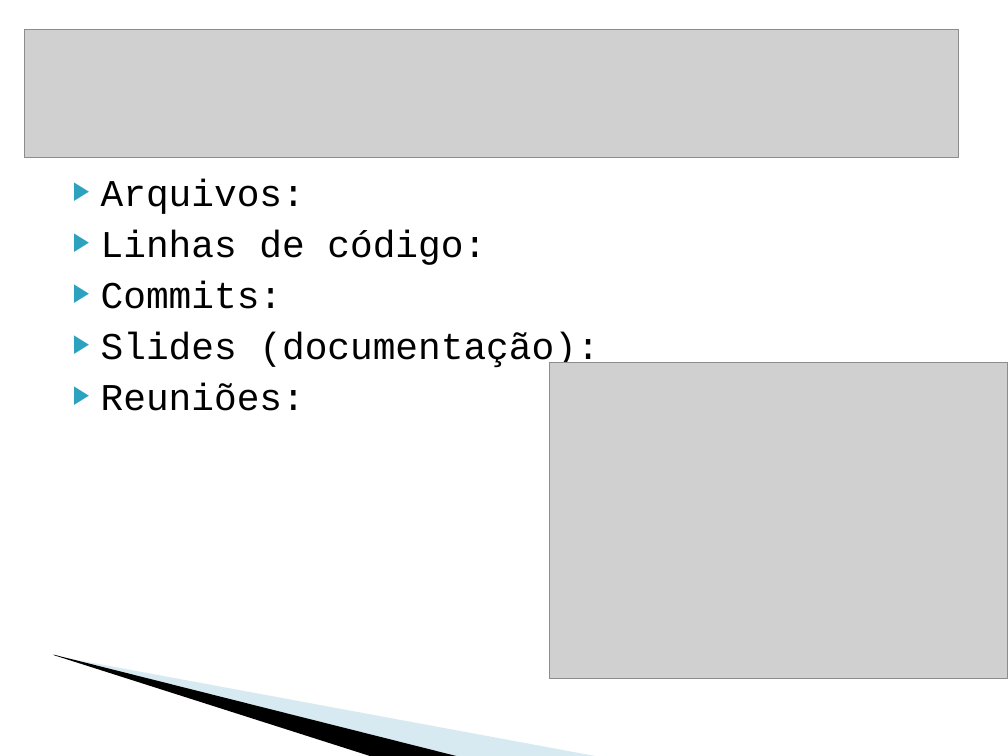
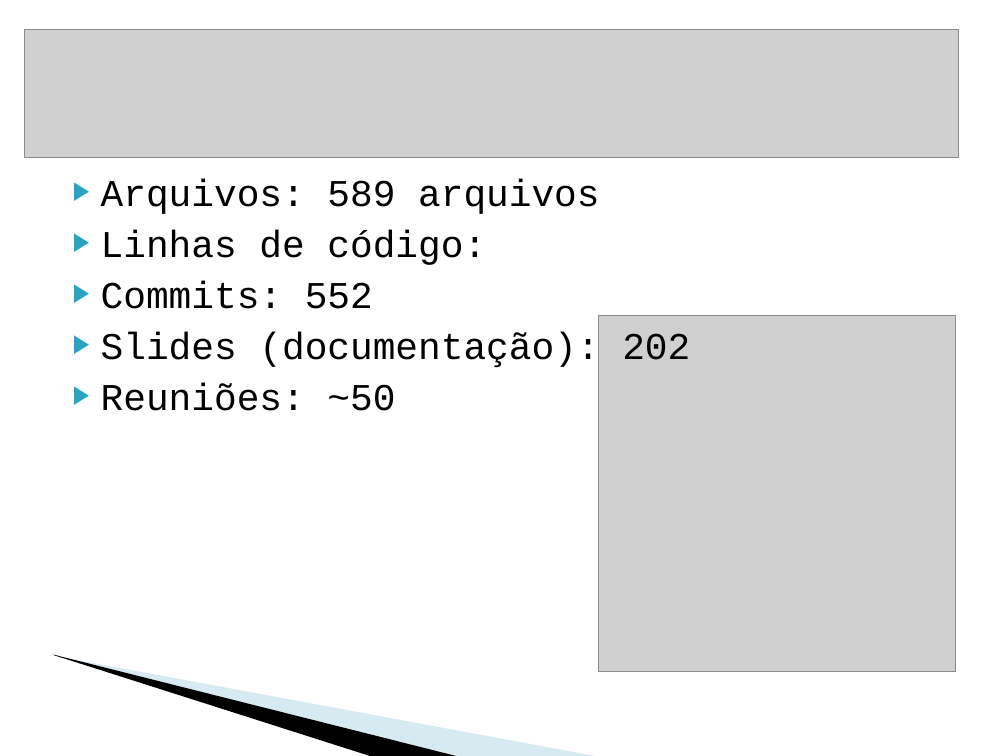
Before and after one commit to krishprince/rollerslam, a slide deck: slide 34 of docs/PresentationAgentes.ppt (slide 31 before the commit). Drawn at 1008x756 pixels with LibreOffice and Linux fonts; fonts in the diff are those of the drawing; grey boxes stand for pictures; background and template pictures are left out. Boxes give left, top, right and bottom in pixels: in the first picture for what was removed or moved away, otherwise in the second. Text is boxed around its words. In the diff, an @@ line names an element or a change of style, - is before the commit and + after.

```diff
--- a/docs/PresentationAgentes.ppt
+++ b/docs/PresentationAgentes.ppt
@@ text at box(101, 179, 599, 214): text changed @@
-▶ Arquivos:
+▶ Arquivos: 589 arquivos
@@ text at box(101, 281, 690, 411): text changed @@
-▶ Commits:
-▶ Slides (documentação):
-▶ Reuniões:
+▶ Commits: 552
+▶ Slides (documentação): 202
+▶ Reuniões: ~50
@@ picture: place and size @@
-picture at box(549, 362, 1008, 678)
+picture at box(599, 316, 956, 672)
```
Also in this commit, not shown: 3 other slides changed, 3 slides added.
